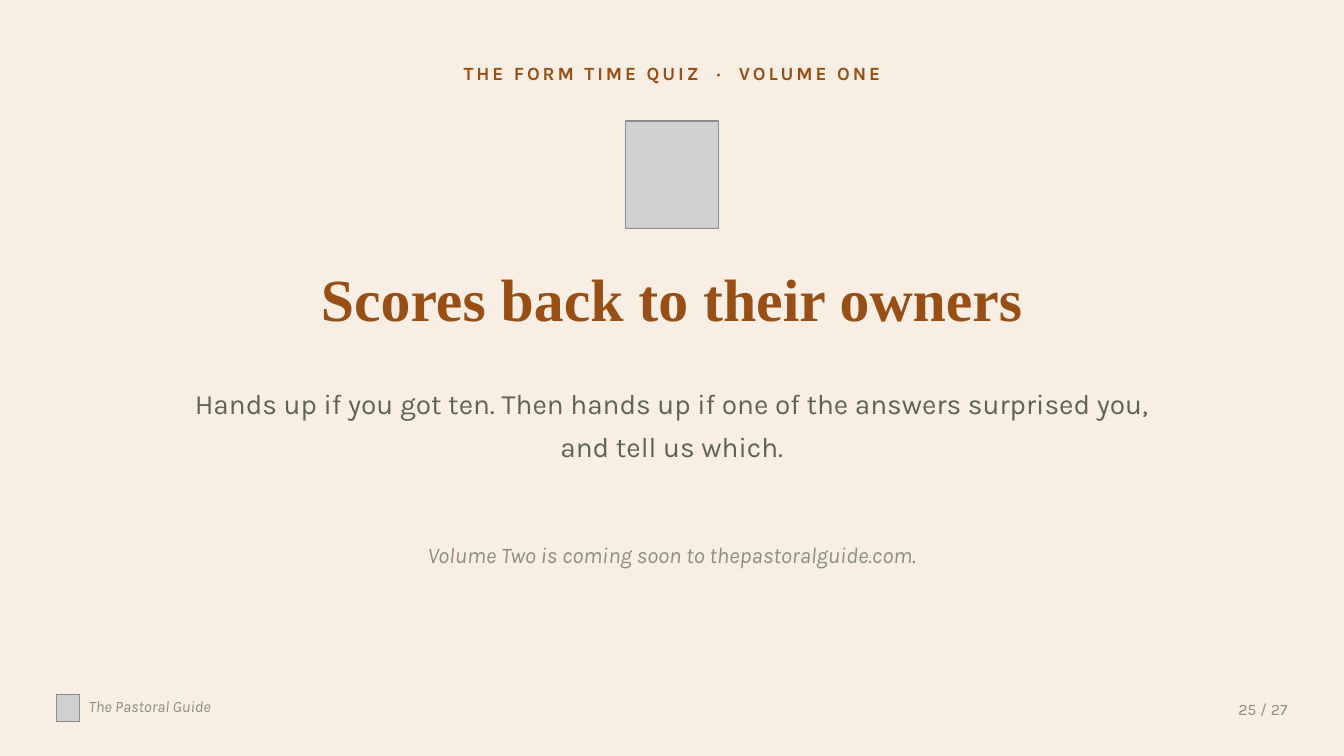
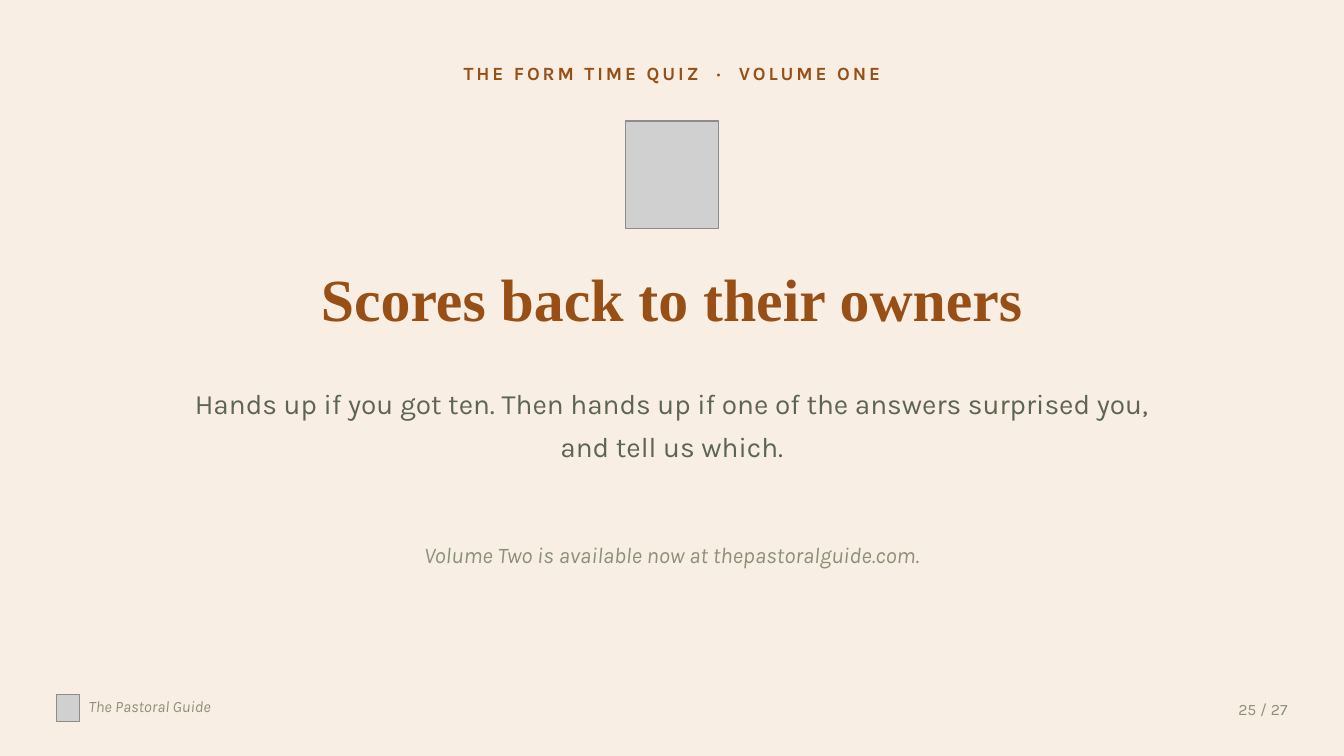
Before and after one commit to thepastoralguide/thepastoralguide.github.io, a slide deck: slide 25 of morning-registration-activities/form-time-quiz/downloads/Form_Time_Quiz_Sixth_Form.pptx. Drawn at 1344x756 pixels with LibreOffice and Linux fonts; fonts in the diff are those of the drawing; grey boxes stand for pictures. Boxes give left, top, right and bottom in pixels: in the first picture for what was removed or moved away, otherwise in the second. Text is boxed around its words. In the diff, an @@ line names an element or a change of style, - is before the commit and + after.

Commit message:
Add The Form Time Quiz: Volume Two

```diff
--- a/morning-registration-activities/form-time-quiz/downloads/Form_Time_Quiz_Sixth_Form.pptx
+++ b/morning-registration-activities/form-time-quiz/downloads/Form_Time_Quiz_Sixth_Form.pptx
@@ text at (424,548,919,569): text changed @@
-Volume Two is coming soon to thepastoralguide.com.
+Volume Two is available now at thepastoralguide.com.
```
Also in this commit, not shown: 14 other files.
